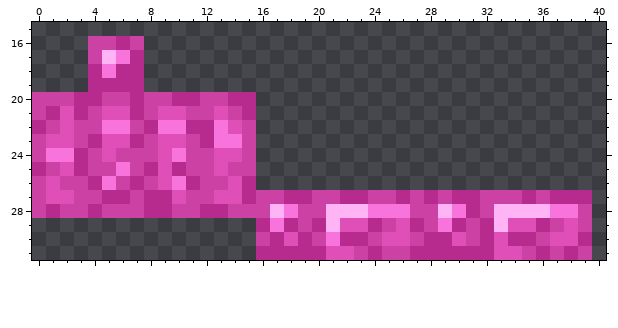
Edited in one commit: pixel-art sprite (assets/aether/textures/models/armor/gravitite_layer_2.png). This is how it looked before the edit.
The file is 64x32 pixels. Shown: x 0..40, y 15..31.
After the commit:
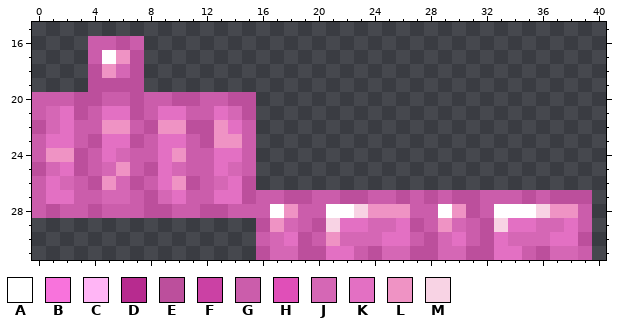
Palette (. is transparent): A #ffffff  B #f873dc  C #ffb5f5  D #b72b8f  E #bc4f9c  F #cb41a4  G #cb5dab  H #e04fb8  J #d567b5  K #e370c3  L #ef93c4  M #f8d3e4
Log entry: Redid every Gravitite texture in the pack
The exact change:
Changed rows in their new state; - is an unchanged pixel.
first column x 0:
16 ----GGEG--------------------------------
17 ----GALE--------------------------------
18 ----ELJE--------------------------------
19 ----EEEE--------------------------------
20 GGGEEGGEGGEEGGEE------------------------
21 GJKEGKKEGKKGGKJE------------------------
22 EJKGGLLGELLEELKG------------------------
23 GKKGEKKEGKKGELLG------------------------
24 GLLEGKJGGKLGGKKG------------------------
25 EJKEGJLGEKJGGKJG------------------------
26 GKJGELJEGKLEGJKE------------------------
27 GKKGGJJGEJKGGKKEGGEEGGEEGGEGEGEEGGGEGEEE
28 GEGGEGGGEEGGEEGGGALGGAAMLLLGGALEGAAAMLLG
29 ----------------ELJGEMKKJJKEGLJGEMKKJJKG
30 ----------------GJKEGLJJJKKGEJKGEKJJJKKE
31 ----------------EJJEEKKGEJJEEJJEEKKGEJJG
Boxes around the changes in both pictures, in picture pixels (x1, y1, x2, y2):
changed: (32, 36, 592, 260)
